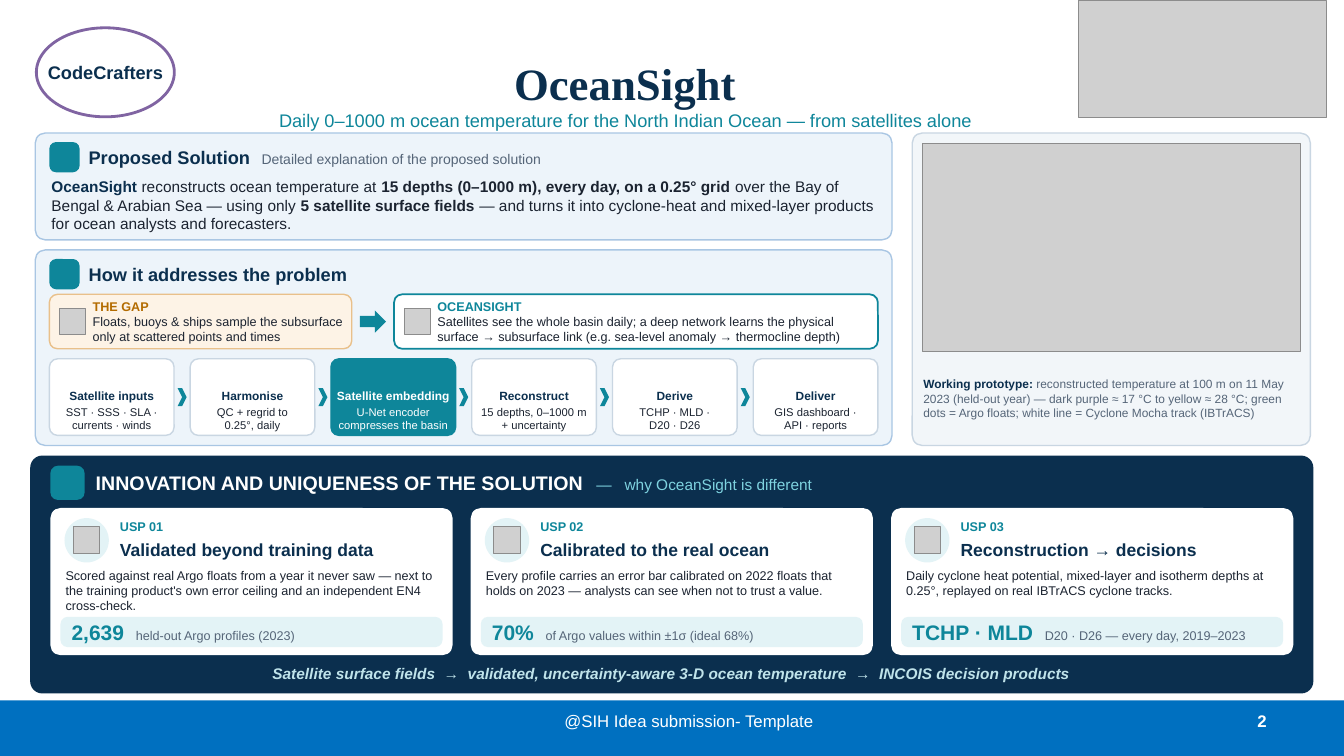
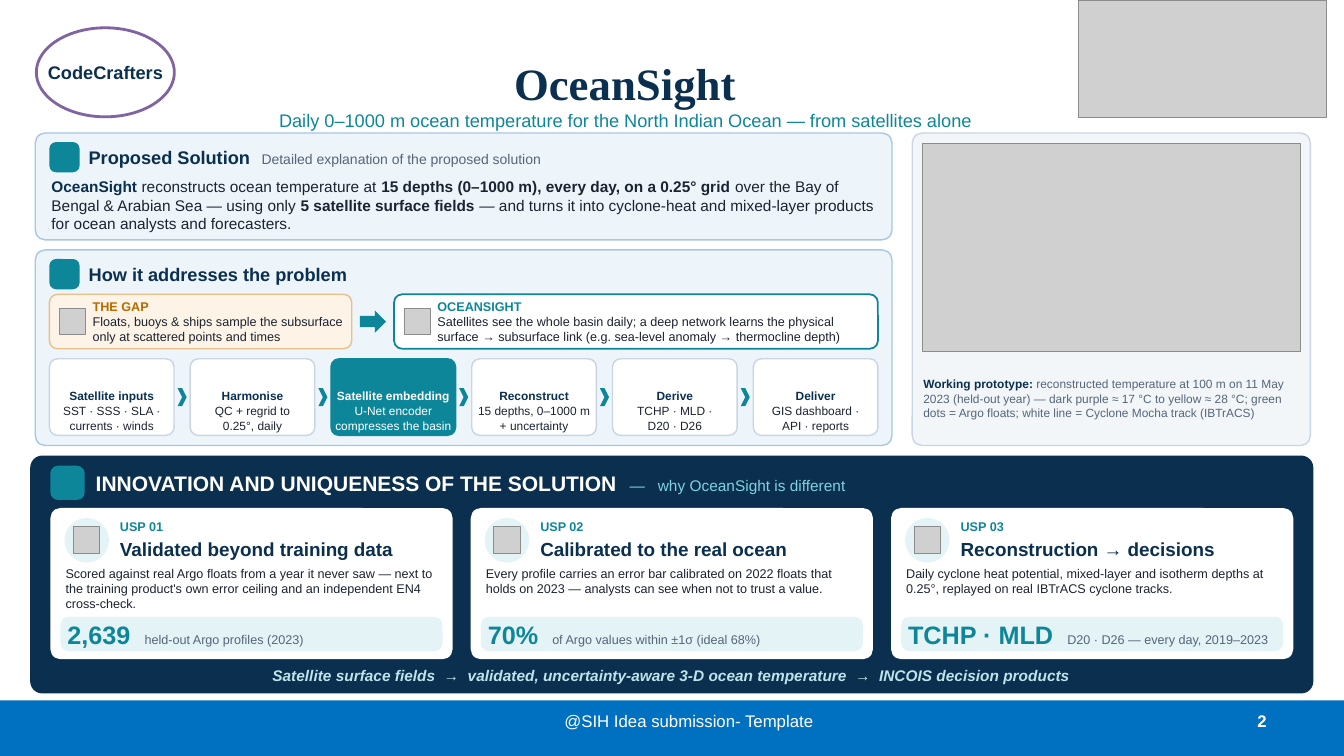
Before and after one commit to saad-46/oceanembed, a slide deck: slide 2 of deliverables/OceanSight_SIH2026_Idea_Submission.pptx. Drawn at 1344x756 pixels with LibreOffice and Linux fonts; fonts in the diff are those of the drawing; grey boxes stand for pictures; background and template pictures are left out. Boxes give left, top, right and bottom in pixels: in the first picture for what was removed or moved away, otherwise in the second. Text is boxed around its words. In the diff, an @@ line names an element or a change of style, - is before the commit and + after.

```diff
--- a/deliverables/OceanSight_SIH2026_Idea_Submission.pptx
+++ b/deliverables/OceanSight_SIH2026_Idea_Submission.pptx
@@ size 8 to 8.5 pt in 6 elements at [63,406,154,430], [215,406,290,432], [335,406,451,432], [478,406,590,432], [637,406,705,430], [772,406,852,432] @@
@@ text "INNOVATION AND UNIQUENESS OF THE ..." at [96,476,845,495]: size 14 to 15 pt in "INNOVATION AND UNIQUENESS OF THE SOLUTION" @@
@@ rounded rectangle: place and size @@
-rounded rectangle at [50,508,453,655]
+rounded rectangle at [50,508,453,659]
@@ rounded rectangle: place and size @@
-rounded rectangle at [471,508,873,655]
+rounded rectangle at [471,508,873,659]
@@ rounded rectangle: place and size @@
-rounded rectangle at [891,508,1294,655]
+rounded rectangle at [891,508,1294,659]
@@ size 12.5 to 13.5 pt in 3 elements at [120,542,393,560], [540,542,786,557], [961,542,1215,557] @@
@@ rounded rectangle: place and size @@
-rounded rectangle at [60,617,443,647]
+rounded rectangle at [60,617,443,651]
@@ text "2,639 held-out Argo profiles (2023)" at [67,626,303,648]: size 15 to 18 pt in "2,639" @@
@@ rounded rectangle: place and size @@
-rounded rectangle at [481,617,863,647]
+rounded rectangle at [481,617,863,651]
@@ text "70% of Argo values within ..." at [488,626,760,647]: size 15 to 18 pt in "70%" @@
@@ proportions changed in 6 elements at [50,508,453,659], [471,508,873,659], [891,508,1294,659], [60,617,443,651], [481,617,863,651], [901,617,1284,651] @@
@@ rounded rectangle: place and size @@
-rounded rectangle at [901,617,1284,647]
+rounded rectangle at [901,617,1284,651]
@@ text "TCHP · MLD D20 · ..." at [908,626,1268,647]: size 15 to 18 pt in "TCHP · MLD" @@
```
Also in this commit, not shown: 2 other slides changed, 3 other files.
